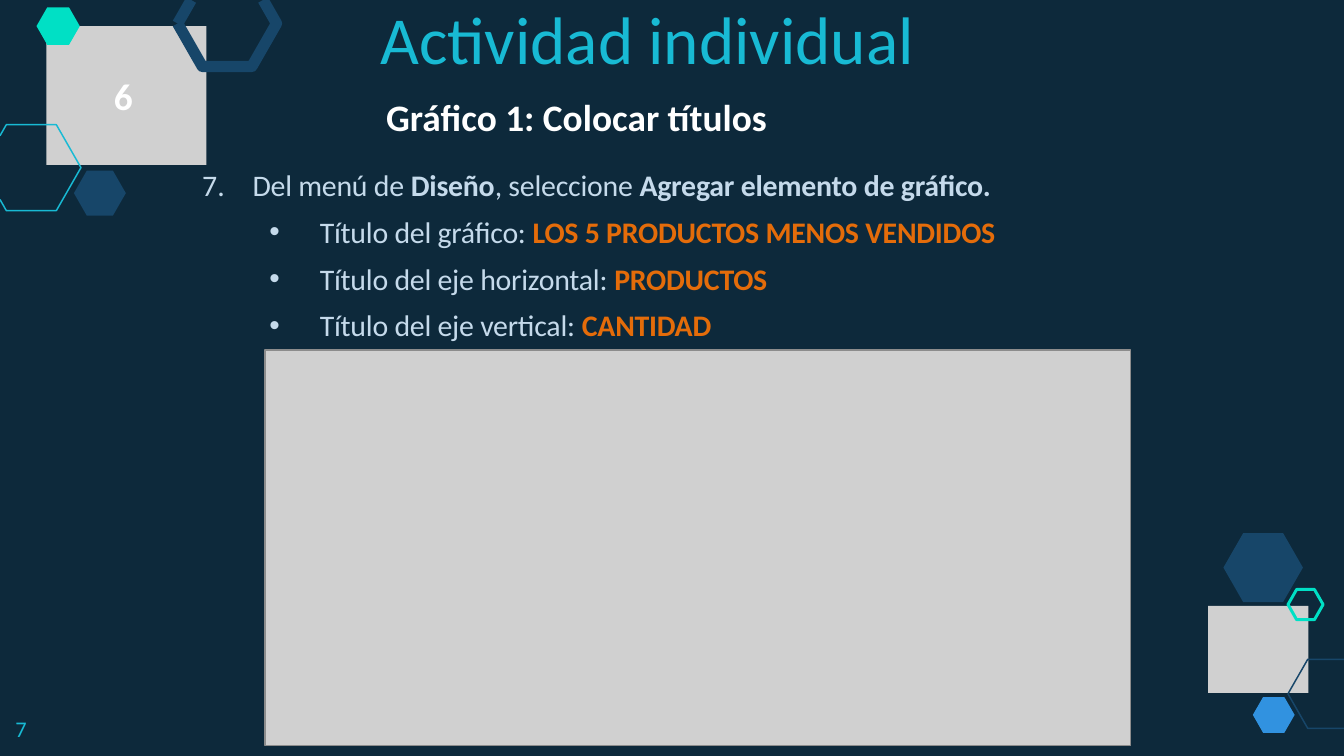
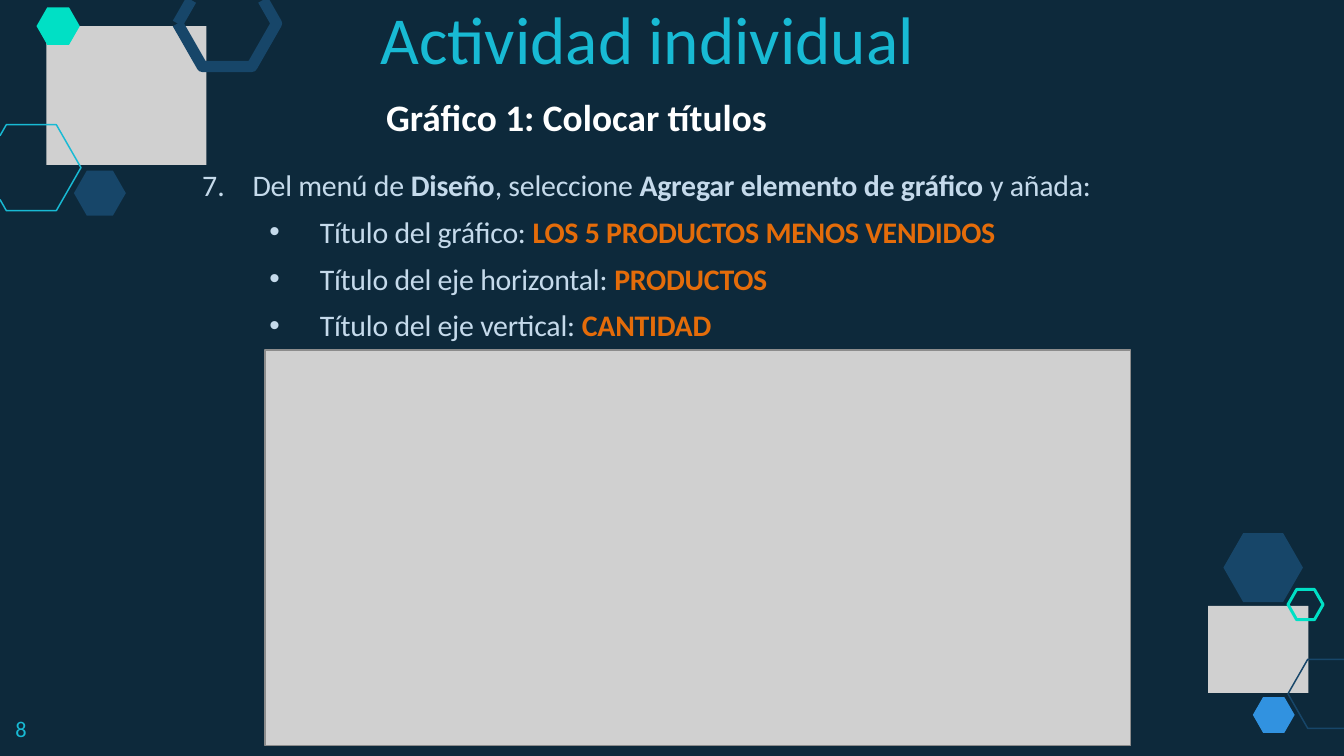
Before and after one commit to lizetheP/PensamientoC, a slide deck: slide 8 of Calendario2019/Presentaciones/Semana5/5_3_PowerPivot.pptx (slide 9 before the commit). Drawn at 1344x756 pixels with LibreOffice and Linux fonts; fonts in the diff are those of the drawing; grey boxes stand for pictures. Boxes give left, top, right and bottom in pixels: in the first picture for what was removed or moved away, otherwise in the second. Text is boxed around its words. In the diff, an @@ line names an element or a change of style, - is before the commit and + after.

```diff
--- a/Calendario2019/Presentaciones/Semana5/5_3_PowerPivot.pptx
+++ b/Calendario2019/Presentaciones/Semana5/5_3_PowerPivot.pptx
@@ text removed at (114, 85, 133, 110) @@
-6
@@ text at (253, 175, 1091, 201): text changed @@
-  7. Del menú de Diseño, seleccione Agregar elemento de gráfico.
+  7. Del menú de Diseño, seleccione Agregar elemento de gráfico y añada:
@@ text at (15, 722, 26, 737): text changed @@
-7
+8
```
Also in this commit, not shown: 18 other slides changed, 2 slides removed, 20 other files.
